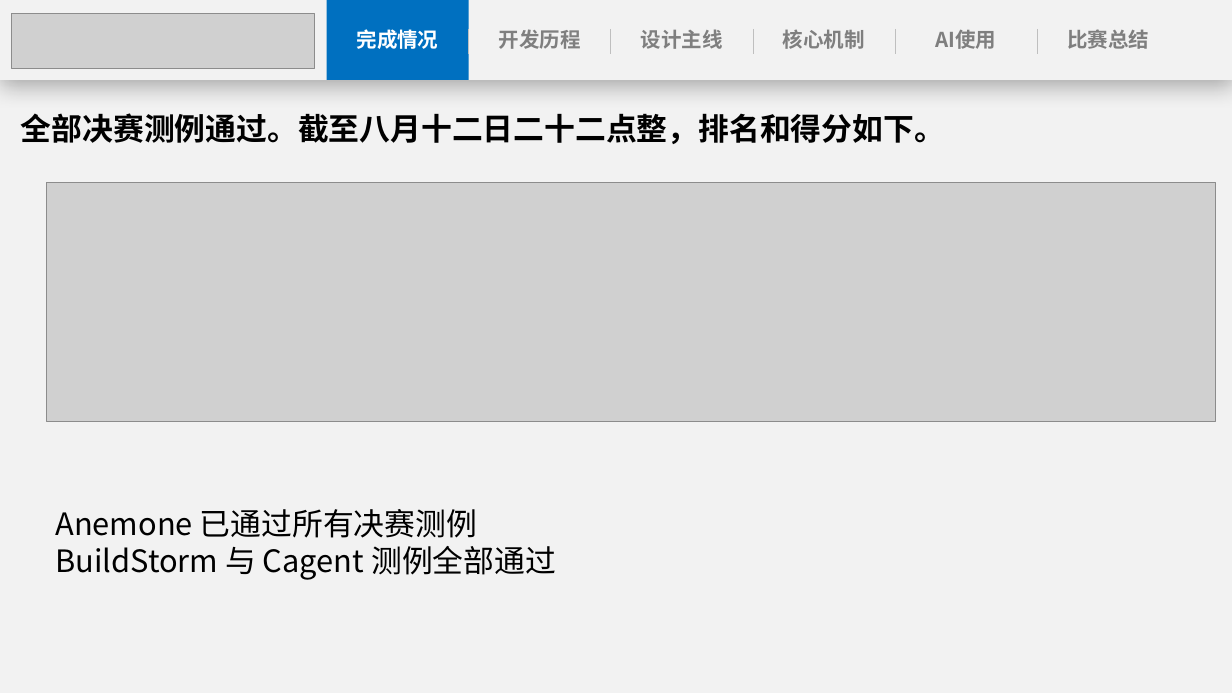
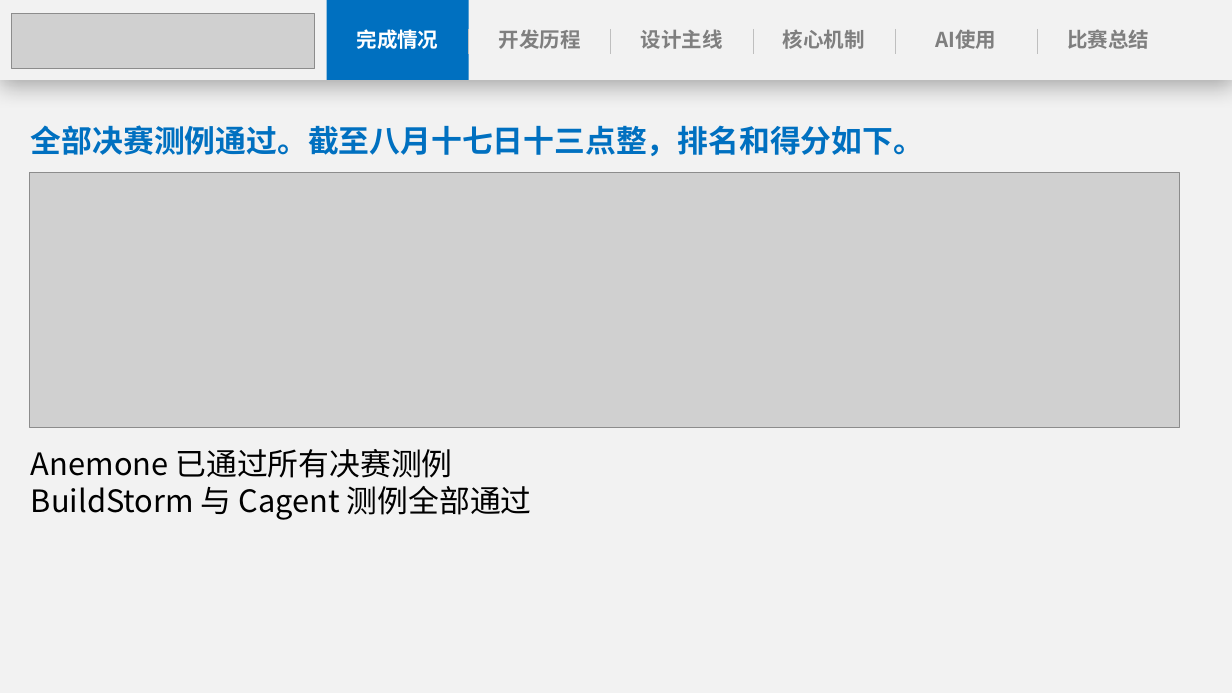
Before and after one commit to anemone-os/anemone, a slide deck: slide 2 of report/ppt/Anemone决赛演示文稿.pptx. Drawn at 1232x693 pixels with LibreOffice and Linux fonts; fonts in the diff are those of the drawing; grey boxes stand for pictures. Boxes give left, top, right and bottom in pixels: in the first picture for what was removed or moved away, otherwise in the second. Text is boxed around its words. In the diff, an @@ line names an element or a change of style, - is before the commit and + after.

```diff
--- a/report/ppt/Anemone决赛演示文稿.pptx
+++ b/report/ppt/Anemone决赛演示文稿.pptx
@@ text at (31,125,924,156): text changed; text colour #000000 to #0070C0 @@
-全部决赛测例通过。截至八月十二日二十二点整，排名和得分如下。
+全部决赛测例通过。截至八月十七日十三点整，排名和得分如下。
@@ picture: place and size @@
-picture at (46,182,1216,421)
+picture at (30,173,1179,427)
@@ text "Anemone 已通过所有决赛测例 BuildStorm 与 Cagent ...": place and size @@
-text "Anemone 已通过所有决赛测例 BuildStorm 与 Cagent ..." at (55,509,556,580)
+text "Anemone 已通过所有决赛测例 BuildStorm 与 Cagent ..." at (31,449,532,520)
```
Also in this commit, not shown: 25 other slides changed.
